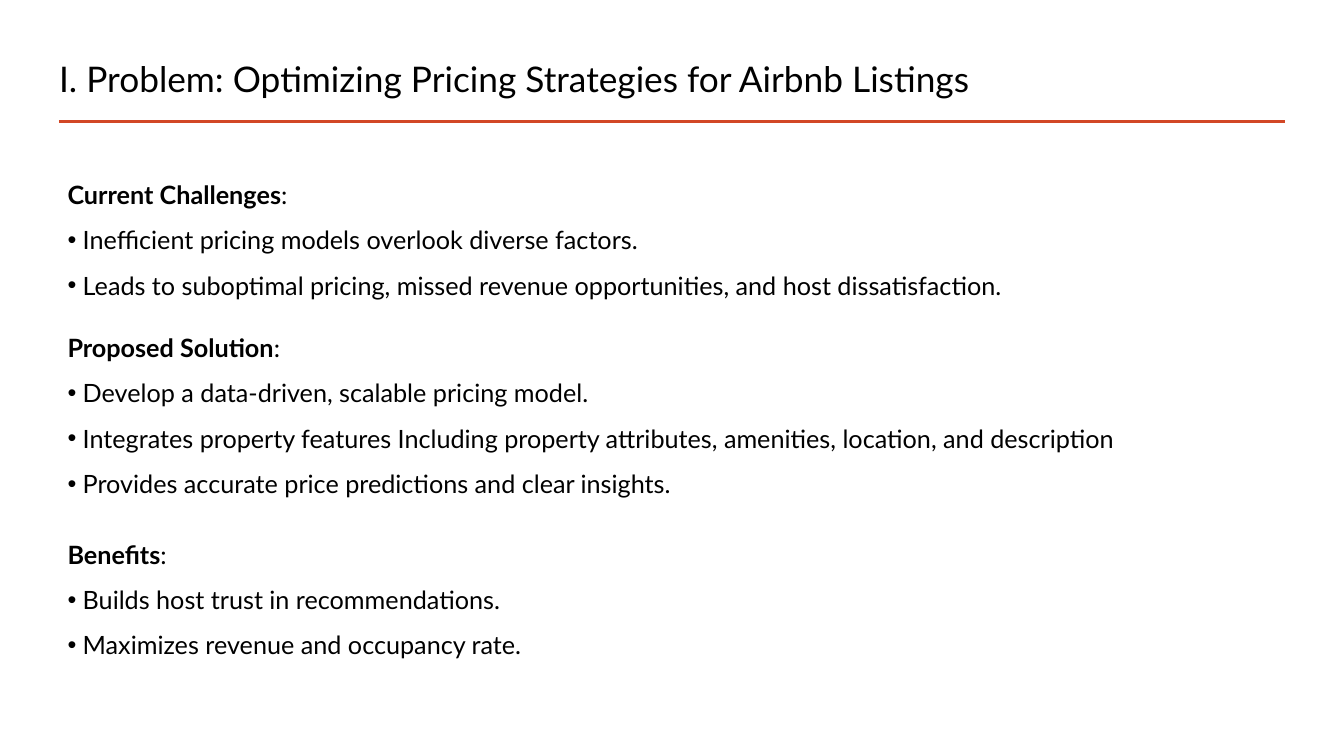
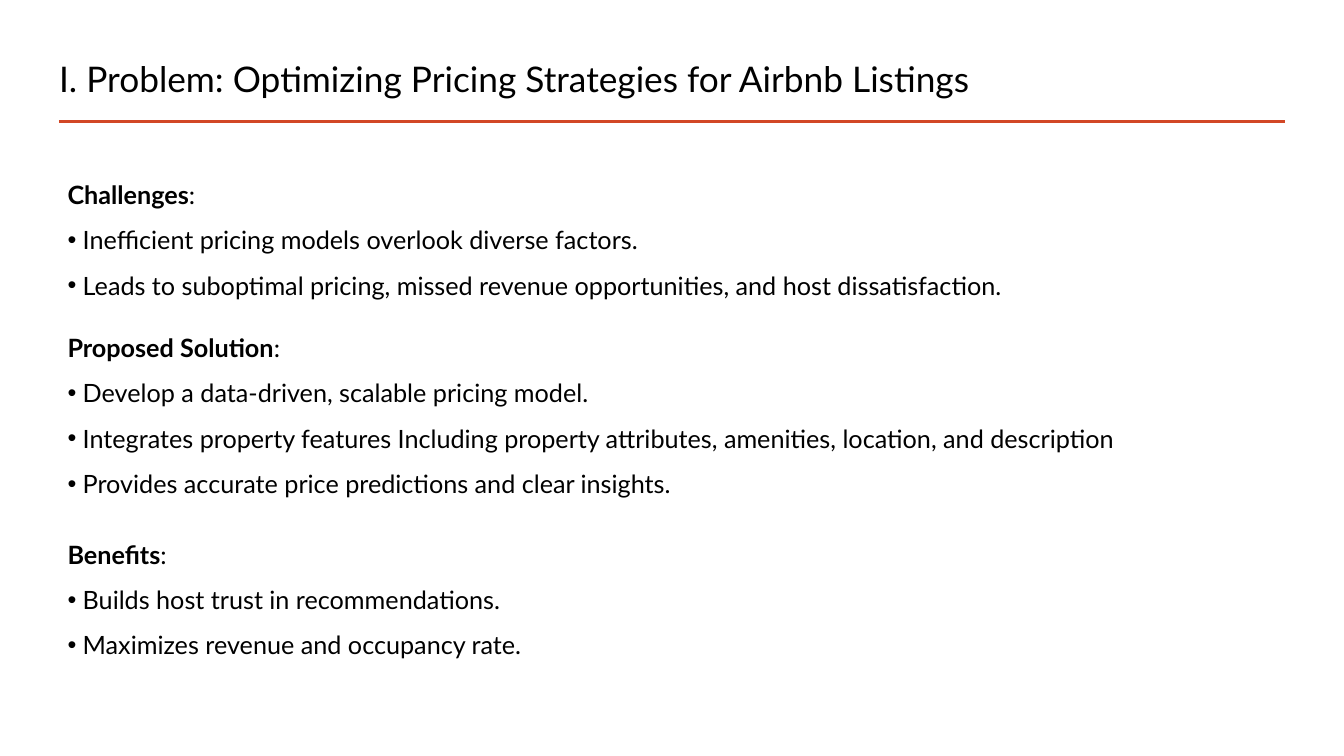
Before and after one commit to JamesChoisw/Springboard, a slide deck: slide 2 of Capstone_III_AirbnbPricePrediction/Airbnb_Presentation.pptx. Drawn at 1344x756 pixels with LibreOffice and Linux fonts; fonts in the diff are those of the drawing. Boxes give left, top, right and bottom in pixels: in the first picture for what was removed or moved away, otherwise in the second. Text is boxed around its words. In the diff, an @@ line names an element or a change of style, - is before the commit and + after.

Commit message:
final commit

```diff
--- a/Capstone_III_AirbnbPricePrediction/Airbnb_Presentation.pptx
+++ b/Capstone_III_AirbnbPricePrediction/Airbnb_Presentation.pptx
@@ text at <box>68,185,196,209</box>: text changed @@
-Current Challenges:
+Challenges:
```
